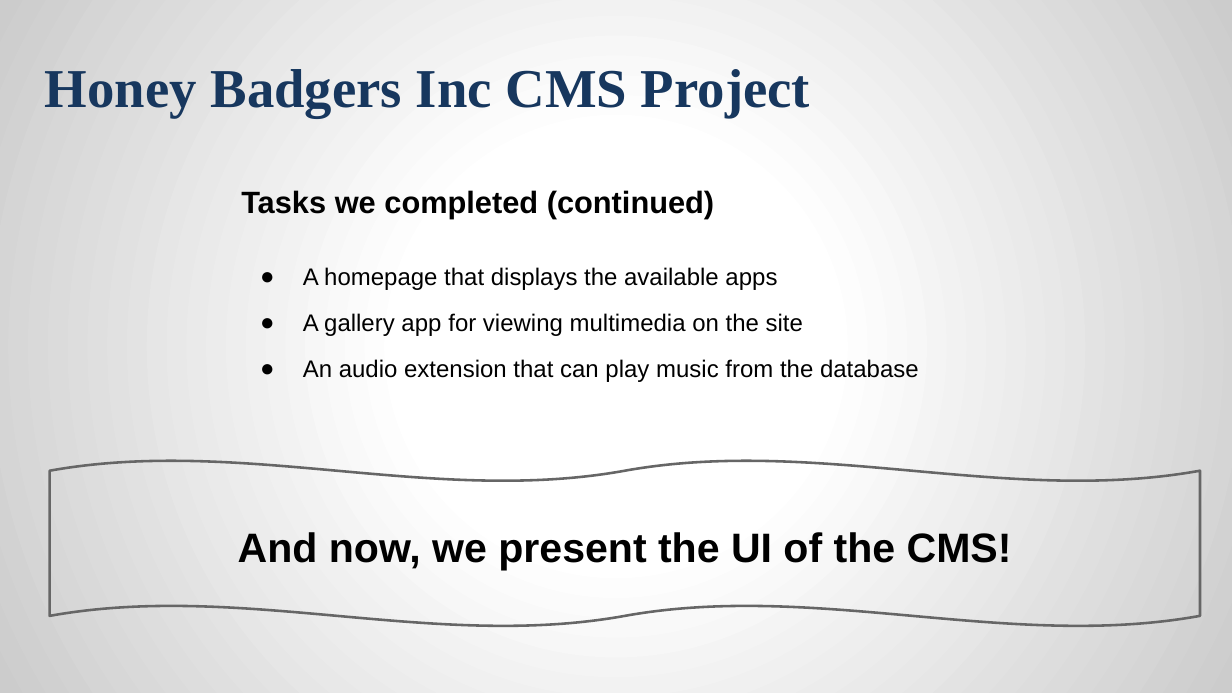
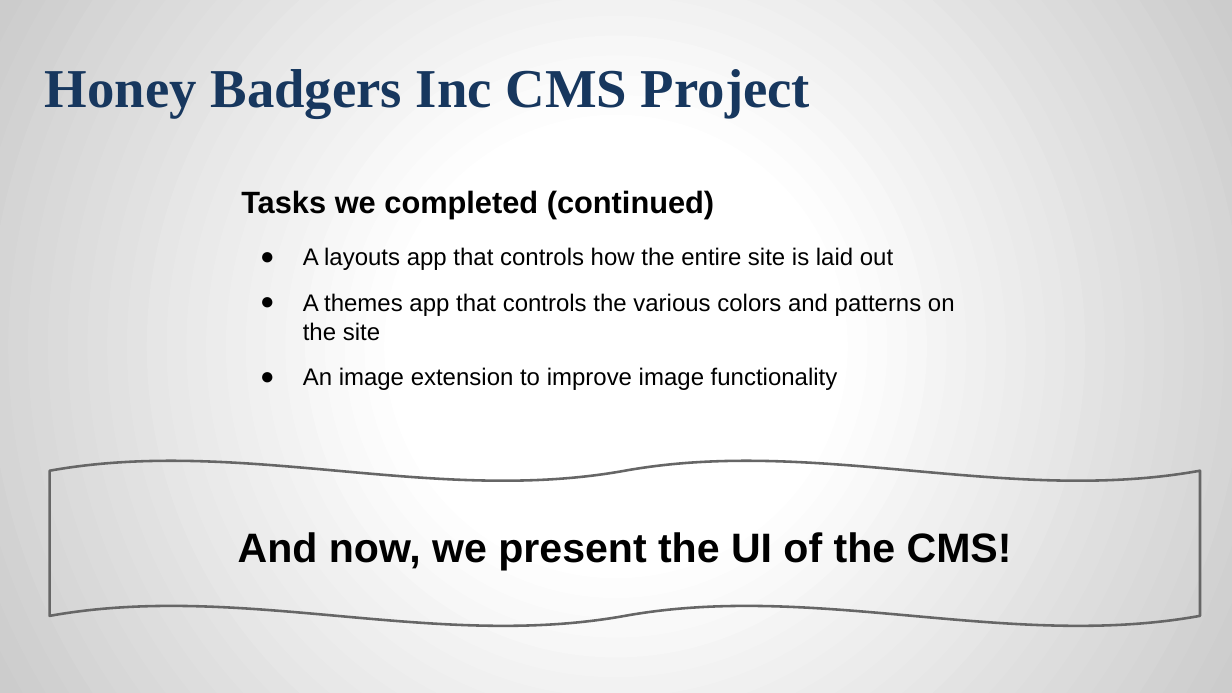
Before and after one commit to jcriquet/FantomCMS, a slide deck: slide 6 of doc/HoneyBadgersFinalPresentation.pptx. Drawn at 1232x693 pixels with LibreOffice and Linux fonts; fonts in the diff are those of the drawing; background and template pictures are left out. Boxes give left, top, right and bottom in pixels: in the first picture for what was removed or moved away, otherwise in the second. Text is boxed around its words. In the diff, an @@ line names an element or a change of style, - is before the commit and + after.

Commit message:
Updated Presentation

```diff
--- a/doc/HoneyBadgersFinalPresentation.pptx
+++ b/doc/HoneyBadgersFinalPresentation.pptx
@@ text at [303, 247, 955, 390]: text changed @@
-● A homepage that displays the available apps
-● A gallery app for viewing multimedia on the site
-● An audio extension that can play music from the database
+● A layouts app that controls how the entire site is laid out
+● A themes app that controls the various colors and patterns on the site
+● An image extension to improve image functionality
```
Also in this commit, not shown: 6 other slides changed, 4 slides added, 3 slides removed, 1 other file.
